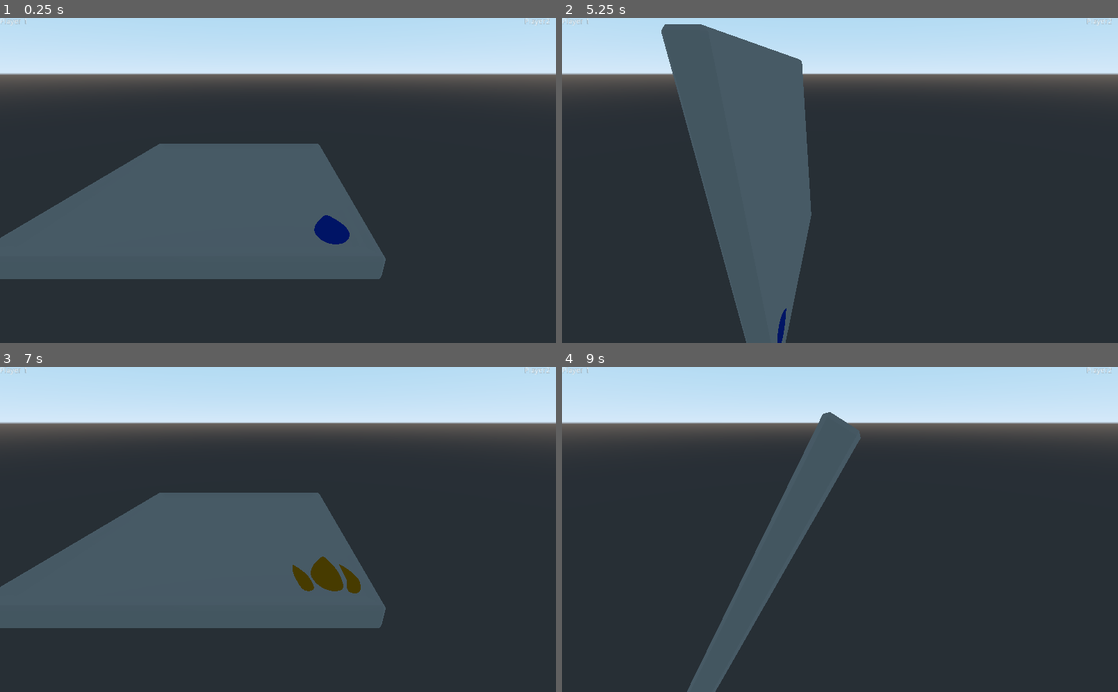
Above: before the commit, frames 1-4 (two rows, left to right).
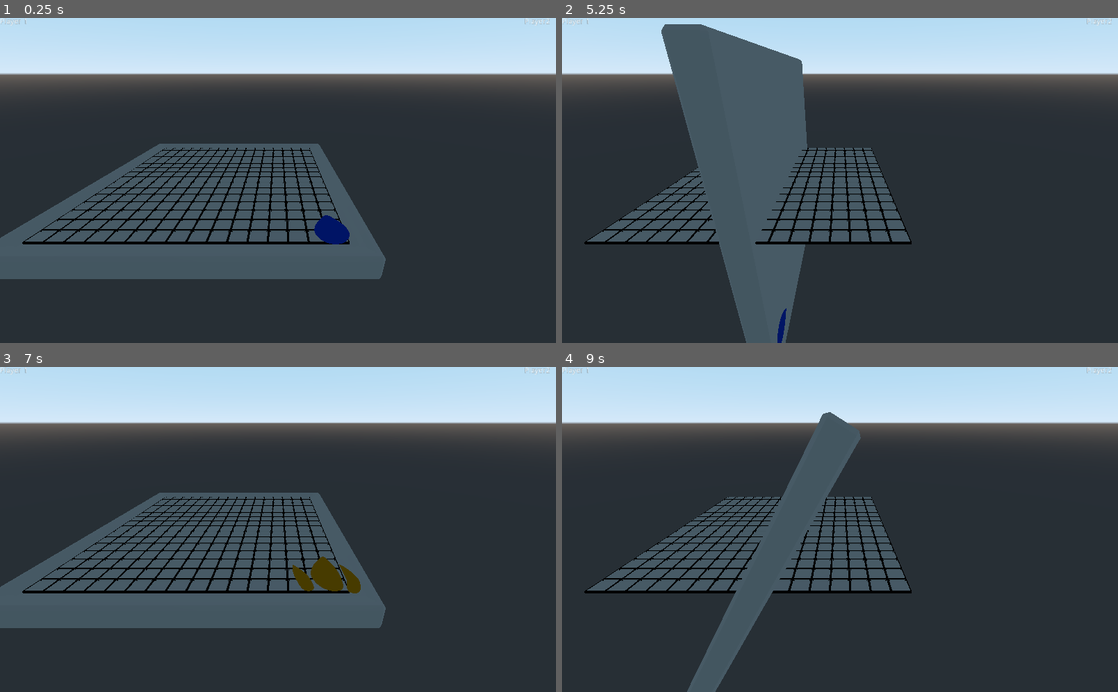
Above: after the commit, the same moments.

Repository: iPomme/GGJ_2022
Game: Godot game, scene res://playArea/playArea.tscn
Two runs of this game, one before a commit and one after it. Both use one fixed random seed, a clock stepped at 60 frames per second and the inputs below. This scene is started directly instead of the project's main scene.
Inputs:
- Up to frame 1 (0.25 s): no input
- Up to frame 2 (5.25 s): tap Enter at 0.5, 2, 3.5 s; hold F 0.53-1.28 s; tap Space at 1.25, 2.75, 4.25 s; tap F at 1.35, 2.85, 4.35 s; hold F 2.03-2.78 s; hold F 3.53-4.28 s; hold F from 5.03 s (still down)
- Up to frame 3 (7 s): release F at 5.78 s; tap F at 5.85 s; hold F from 6.53 s (still down)
- Up to frame 4 (9 s): release F at 7.28 s; tap F at 7.35, 8.85 s; hold F 8.03-8.78 s

The runs differ from the first frame. In frame 1, 3.0% of the frame differs, in the area x 4-63%, y 39-70%; in frame 2, 7.8%; in frame 3, 3.0%; in frame 4, 11%.

Commit message:
Add the board

Diff:
--- a/playArea/playArea.gd
+++ b/playArea/playArea.gd
@@ -6,18 +6,36 @@
 # var b = "text"
 var currentPlayer = -1
 var animationSpeed = 10
+var nbCells = 16
+var cellCoef = 5
 
 # Called when the node enters the scene tree for the first time.
 func _ready():
-	pass # Replace with function body.
+	var cellResource = preload("res://cell/cell.tscn")
+	var movingNode = $moving
+	var scaling = 1/float(nbCells)*cellCoef
+	for x in range(-nbCells/2, nbCells/2):
+		for y in range(-nbCells/2, nbCells/2):
+			var boardNode = $moving/board/RootNode
+			var boardX = boardNode.get_viewport().get_final_transform().x
+			var boardY = boardNode.get_viewport().get_final_transform().y
+			var boardZ = 0
+			print_debug("(%s, %s, %s)" % [boardX, boardY, boardZ])
+			var cellTmp = cellResource.instance()
+
+			print_debug("sclaing: %s" % scaling)
+			cellTmp.scale.x = scaling
+			cellTmp.scale.z = scaling
+			cellTmp.transform.origin = Vector3((x+.5)*scaling,0,(y+.5)*scaling)
+			movingNode.add_child(cellTmp)
 
 func _input(ev):
 	if Input.is_key_pressed(KEY_F):
-		$board/AnimationPlayer.set_speed_scale(animationSpeed)
+		$moving/board/AnimationPlayer.set_speed_scale(animationSpeed)
 		if(currentPlayer==-1):
-			 $board/AnimationPlayer.play("Board_flip")
+			 $moving/board/AnimationPlayer.play("Board_flip")
 		else:
-			 $board/AnimationPlayer.play_backwards("Board_flip")
+			 $moving/board/AnimationPlayer.play_backwards("Board_flip")
 		currentPlayer = -currentPlayer
 		print_debug("current player is " + currentPlayer as String)
 # Called every frame. 'delta' is the elapsed time since the previous frame.
--- a/playArea/playArea.tscn
+++ b/playArea/playArea.tscn
@@ -7,6 +7,8 @@
 [node name="PlayArea" type="Spatial"]
 script = ExtResource( 3 )
 
-[node name="Control" parent="." instance=ExtResource( 1 )]
+[node name="hud" parent="." instance=ExtResource( 1 )]
 
-[node name="board" parent="." instance=ExtResource( 2 )]
+[node name="moving" type="Spatial" parent="."]
+
+[node name="board" parent="moving" instance=ExtResource( 2 )]
